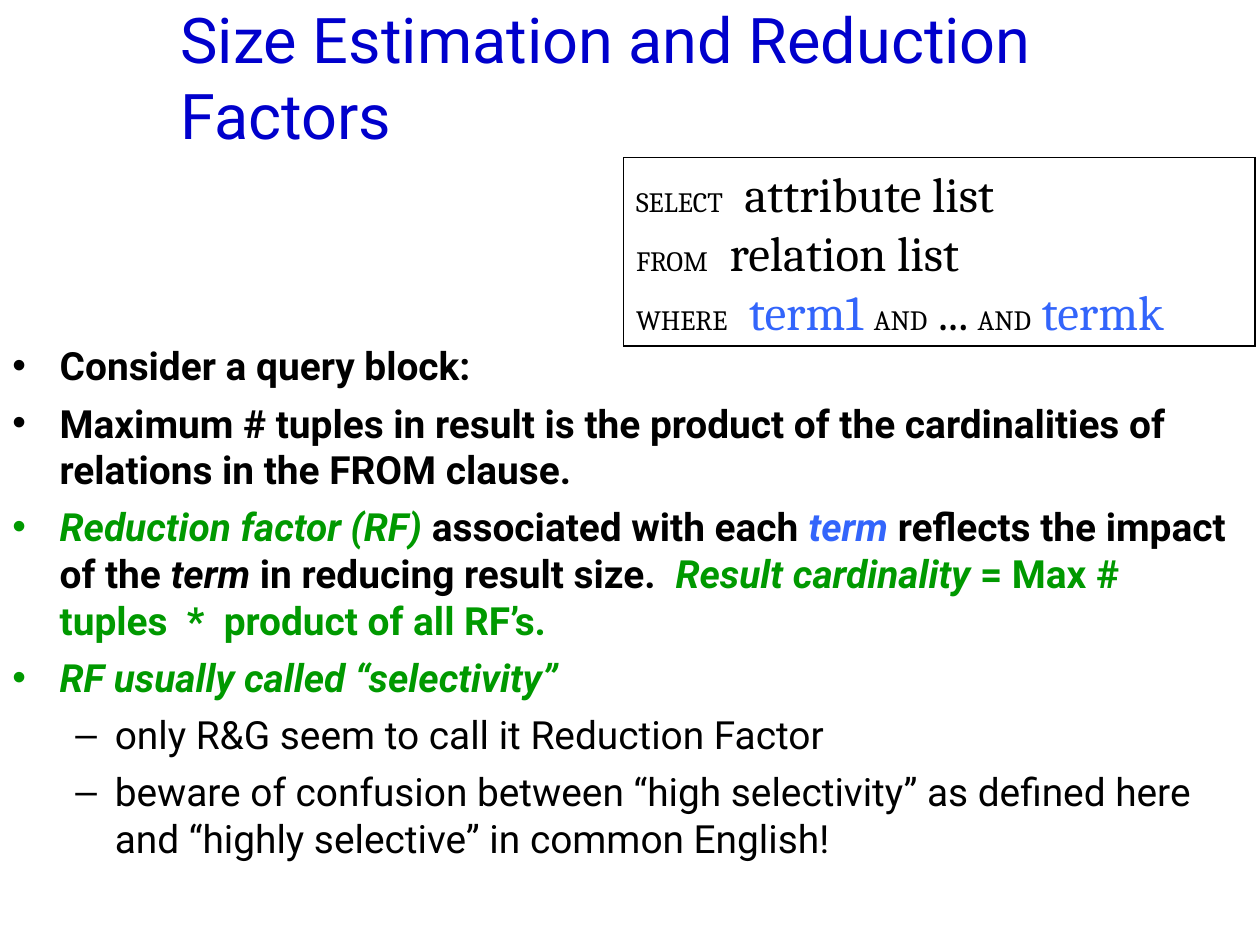
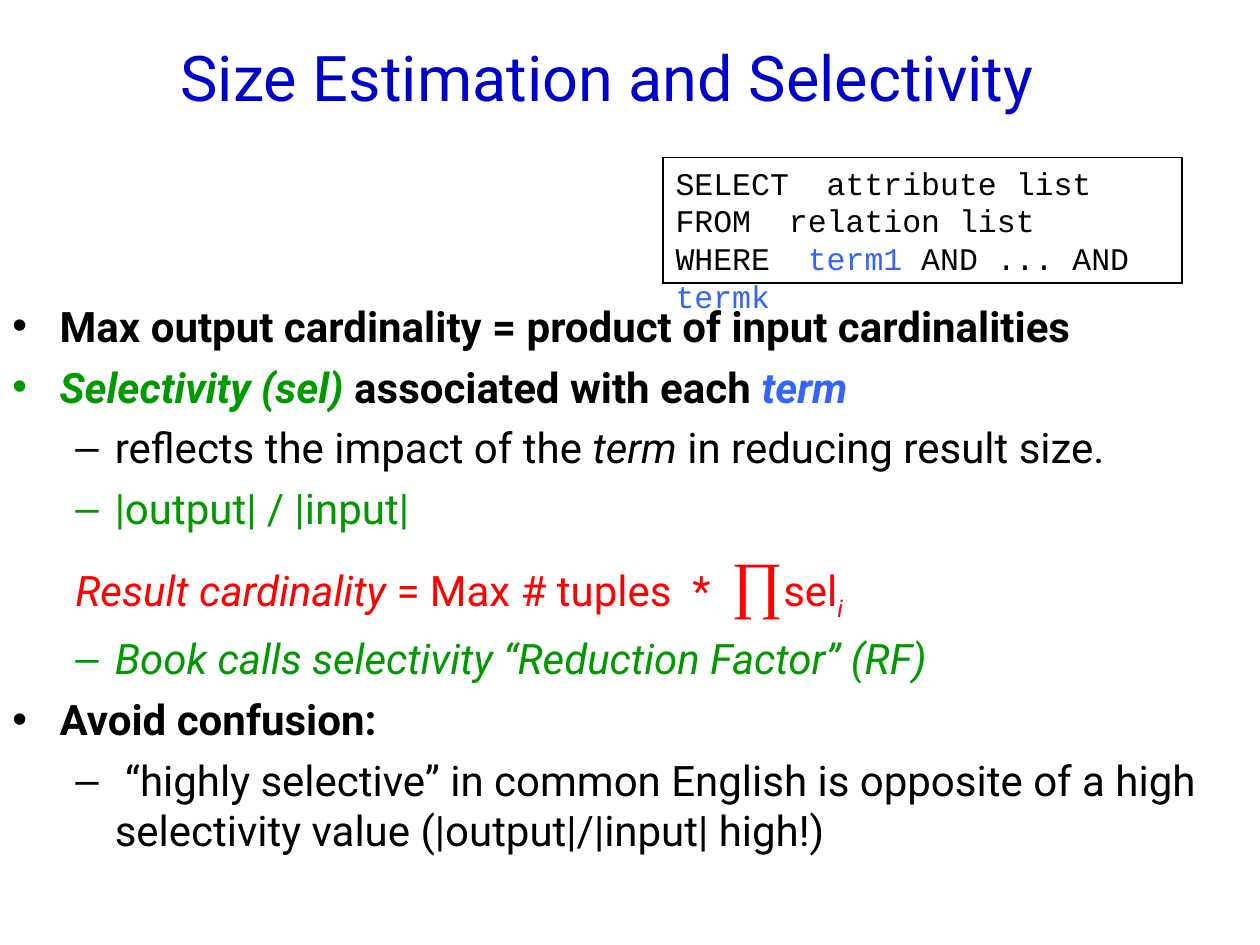
Before and after one commit to jhellerstein/cs186-09, a slide deck: slide 28 of lecs/16.QueryOpt.ppt. Drawn at 1260x945 pixels with LibreOffice and Linux fonts; fonts in the diff are those of the drawing; background and template pictures are left out. Boxes give left, top, right and bottom in pixels: in the first picture for what was removed or moved away, otherwise in the second. Text is boxed around its words. In the diff, an @@ line names an element or a change of style, - is before the commit and + after.

```diff
--- a/lecs/16.QueryOpt.ppt
+++ b/lecs/16.QueryOpt.ppt
@@ title at (180, 53, 1034, 115): text changed @@
-Size Estimation and Reduction Factors
+Size Estimation and Selectivity
@@ rectangle "SELECT attribute list": place and size @@
-rectangle "SELECT attribute list" at (624, 158, 1255, 346)
+rectangle "SELECT attribute list" at (663, 158, 1182, 284)
@@ rectangle "SELECT attribute list" at (663, 158, 1182, 284): size 16 to 18 pt in "SELECT", "FROM", "WHERE AND AND"; size 28 to 18 pt in "attribute list", "relation list", "term1 ... termk"; font Cambria to Courier New @@
@@ text at (60, 303, 1195, 856): text changed; size 22.2 to 24 pt; bold off @@
-• Consider a query block:
-• Maximum # tuples in result is the product of the cardinalities of relations in the FROM clause.
-• Reduction factor (RF) associated with each term reflects the impact of the term in reducing result size. Result cardinality = Max # tuples * product of all RF’s.
-• RF usually called “selectivity”
-  – only R&G seem to call it Reduction Factor
-  – beware of confusion between “high selectivity” as defined here and “highly selective” in common English!
+• Max output cardinality = product of input cardinalities
+• Selectivity (sel) associated with each term
+  – reflects the impact of the term in reducing result size.
+  – |output| / |input|
+  Result cardinality = Max # tuples * ∏seli
+  – Book calls selectivity “Reduction Factor” (RF)
+• Avoid confusion:
+  – “highly selective” in common English is opposite of a high selectivity value (|output|/|input| high!)
```
Also in this commit, not shown: 13 other slides changed, 15 slides added, 1 other file.
